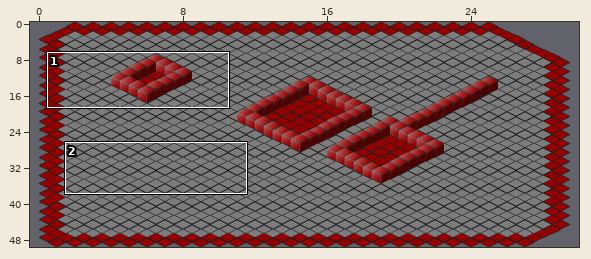
Two states of a Tiled map (JSON), bin/assets/maps/testMapZig.json. The picture above shows the old version from afar; the outline marks the close-up.
Close-up. Before the commit:
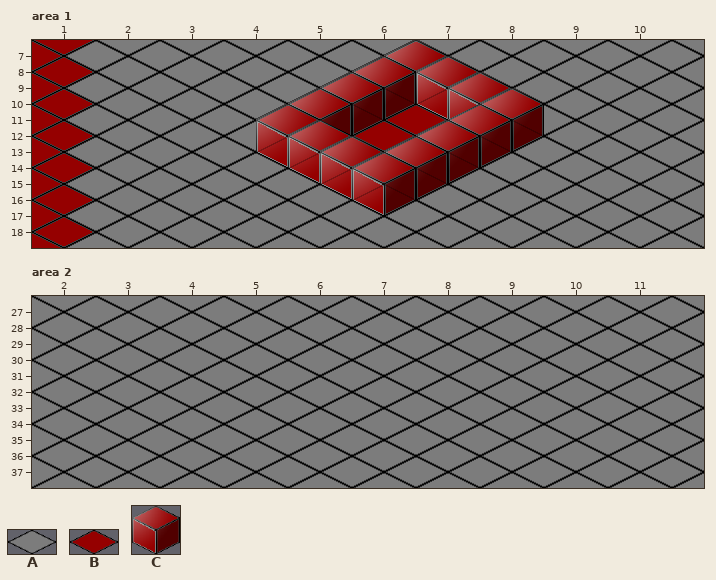
Cells are 64x32 px. Every second row is shifted by half a cell. Shown: area 1 x 1..10, y 7..18; area 2 x 2..11, y 27..37. The commit also changed other parts of the map, which this record leaves out.
Key: from "mapSpriteSheet": A 0, B 1; from "tile4": C 0.
_ is an empty cell.
Layers that did not change in this view are not listed.
Layer "graphics" before, area 1, first column x 1:
 7 AAAAAAAAAA
 8 BAAAAAAAAA
 9 AAAAACAAAA
10 BAAAACCAAA
11 AAAACBCAAA
12 BAAACBBCAA
13 AAACBBCAAA
14 BAAACBCAAA
15 AAAACCAAAA
16 BAAAACAAAA
17 AAAAAAAAAA
18 BAAAAAAAAA
Layer "collisions" before, area 2, first column x 2:
27 AAAAAAAAAA
28 AAAAAAAAAA
29 AAAAAAAAAA
30 AAAAAAAAAA
31 AAAAAAAAAA
32 AAAAAAAAAA
33 AAAAAAAAAA
34 AAAAAAAAAA
35 AAAAAAAAAA
36 AAAAAAAAAA
37 AAAAAAAAAA
Layer "graphics" before, area 2, first column x 2:
27 AAAAAAAAAA
28 AAAAAAAAAA
29 AAAAAAAAAA
30 AAAAAAAAAA
31 AAAAAAAAAA
32 AAAAAAAAAA
33 AAAAAAAAAA
34 AAAAAAAAAA
35 AAAAAAAAAA
36 AAAAAAAAAA
37 AAAAAAAAAA
The same view after the edit:
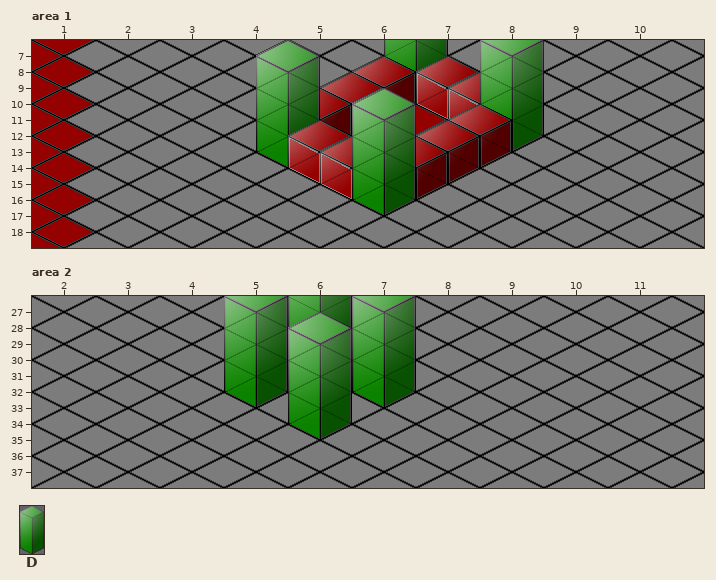
Further tiles: from "tile6": D 0.
From old to new:
Layer "graphics", area 1:
y 9: x 6 C -> D
y 12: x 8 C -> D
y 13: x 4 C -> D
y 16: x 6 C -> D
Layer "collisions", area 2:
y 30: x 6 A -> B
y 32: x 5 A -> B; x 7 A -> B
y 34: x 6 A -> B
Layer "graphics", area 2:
y 30: x 6 A -> D
y 32: x 5 A -> D; x 7 A -> D
y 34: x 6 A -> D
Where, in picture pixels (left, top, right, bottom), the same in both close-ups:
changed: (256, 40, 320, 167)
changed: (352, 40, 448, 215)
changed: (480, 40, 544, 149)
changed: (224, 296, 416, 439)
